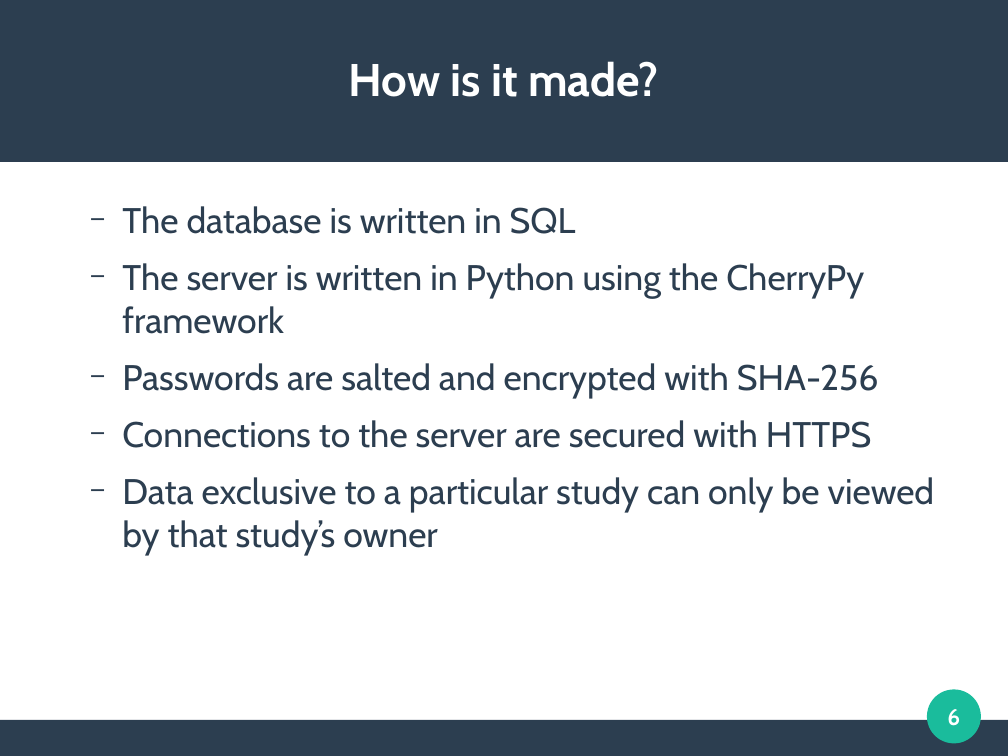
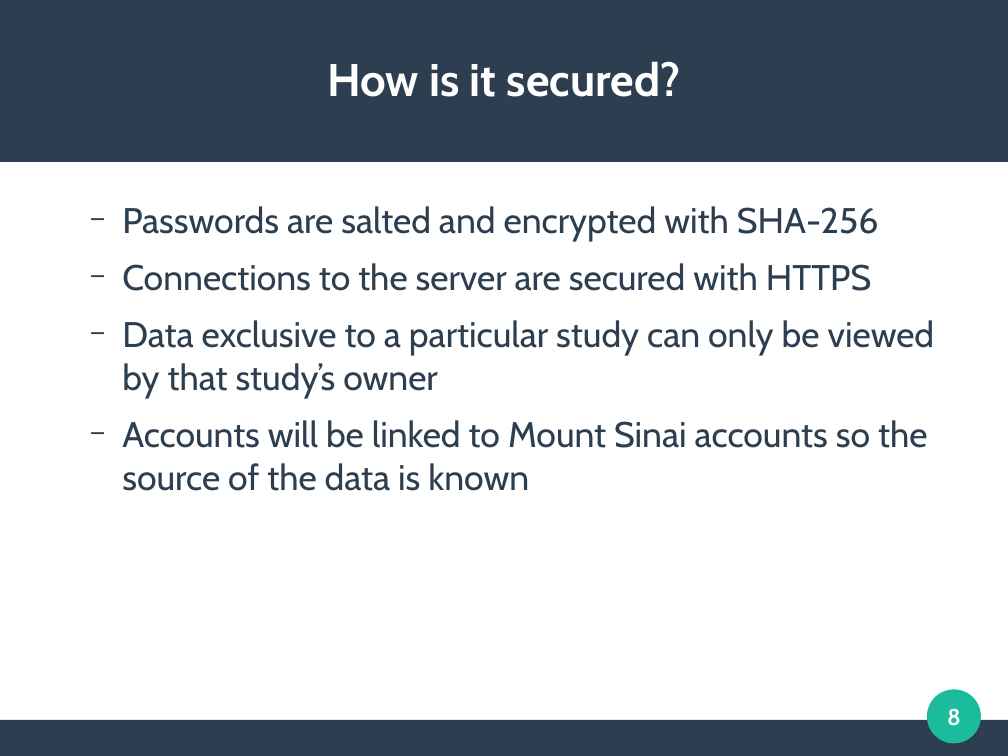
Before and after one commit to clemente-lab/mmeds-meta, a slide deck: slide 8 of sql/mmeds.odp (slide 6 before the commit). Drawn at 1008x756 pixels with LibreOffice and Linux fonts; fonts in the diff are those of the drawing. Boxes give left, top, right and bottom in pixels: in the first picture for what was removed or moved away, otherwise in the second. Text is boxed around its words. In the diff, an @@ line names an element or a change of style, - is before the commit and + after.

```diff
--- a/sql/mmeds.odp
+++ b/sql/mmeds.odp
@@ title at (327,61,681,97): text changed @@
-How is it made?
+How is it secured?
@@ text at (122,206,864,334): paragraphs removed @@
-  − The database is written in SQL
-  − The server is written in Python using the CherryPy framework
@@ text at (122,420,927,491): paragraph added @@
+  − Accounts will be linked to Mount Sinai accounts so the source of the data is known
@@ page number at (947,708,961,726): text changed @@
-6
+8
```
Also in this commit, not shown: 3 other slides changed, 4 slides added, 3 slides removed, 5 other files.
